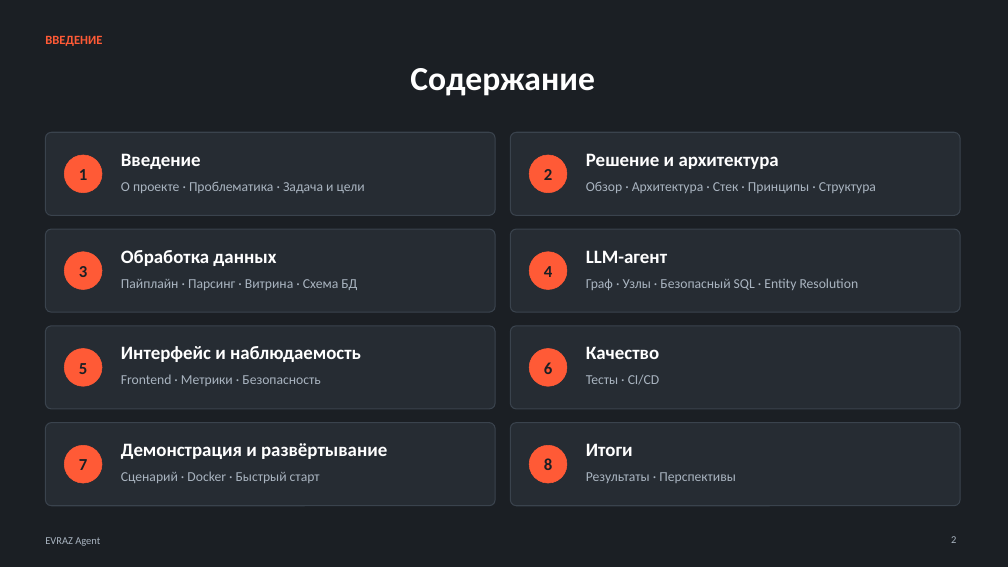
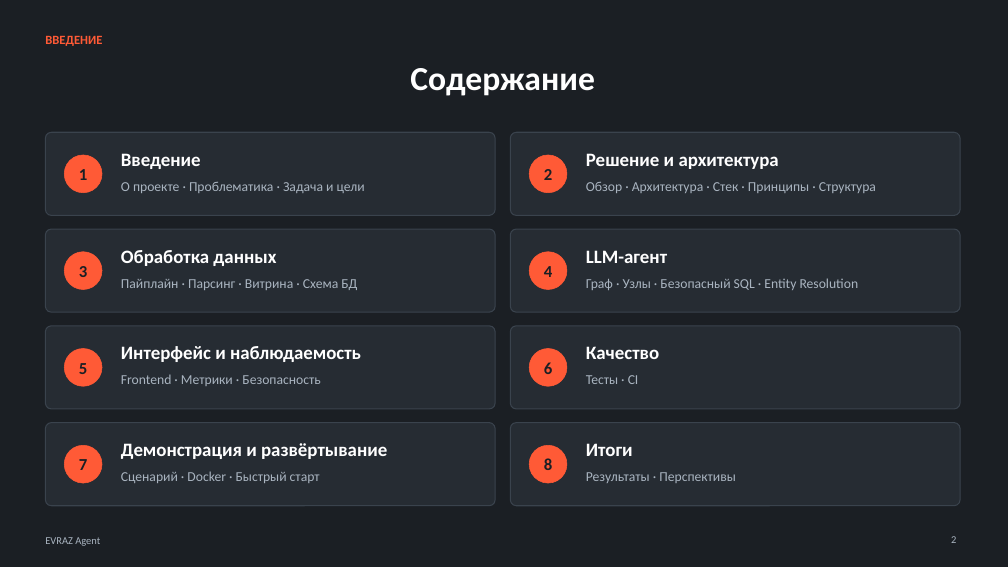
Before and after one commit to kostIT13/EVRAZ_ExcelAgent, a slide deck: slide 2 of data/EVRAZ_Agent_improved.pptx. Drawn at 1008x567 pixels with LibreOffice and Linux fonts; fonts in the diff are those of the drawing. Boxes give left, top, right and bottom in pixels: in the first picture for what was removed or moved away, otherwise in the second. Text is boxed around its words. In the diff, an @@ line names an element or a change of style, - is before the commit and + after.

```diff
--- a/data/EVRAZ_Agent_improved.pptx
+++ b/data/EVRAZ_Agent_improved.pptx
@@ text at [586, 375, 639, 384]: text changed @@
-Тесты · CI/CD
+Тесты · CI
```
Also in this commit, not shown: 7 other slides changed, 1 other file.
